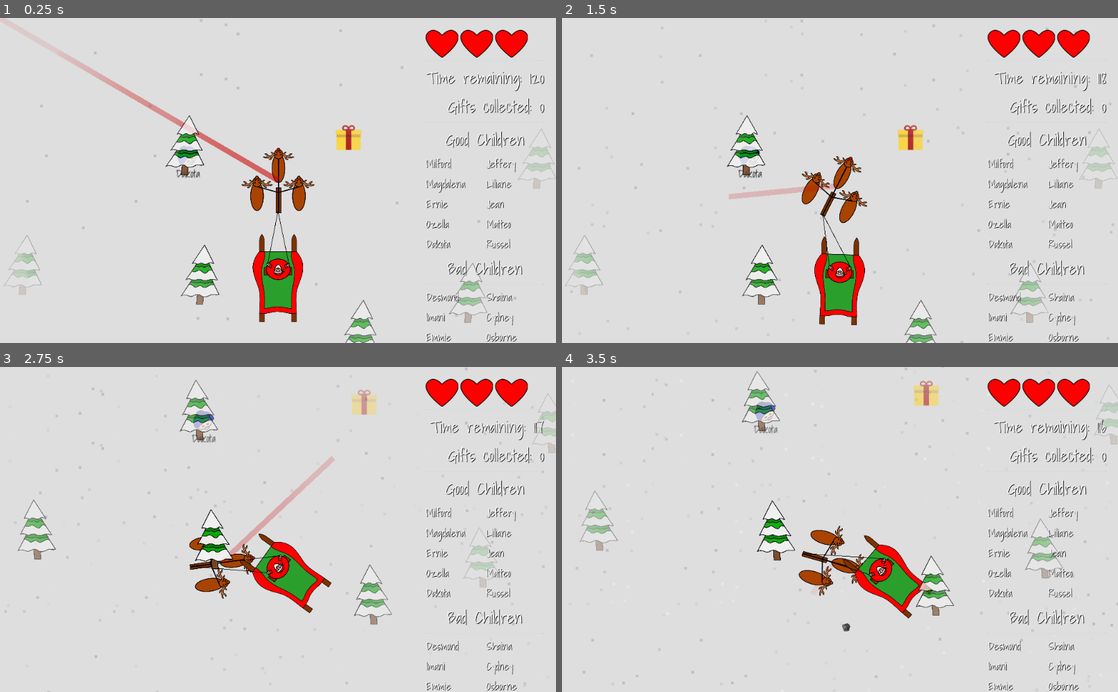
Above: before the commit, frames 1-4 (two rows, left to right).
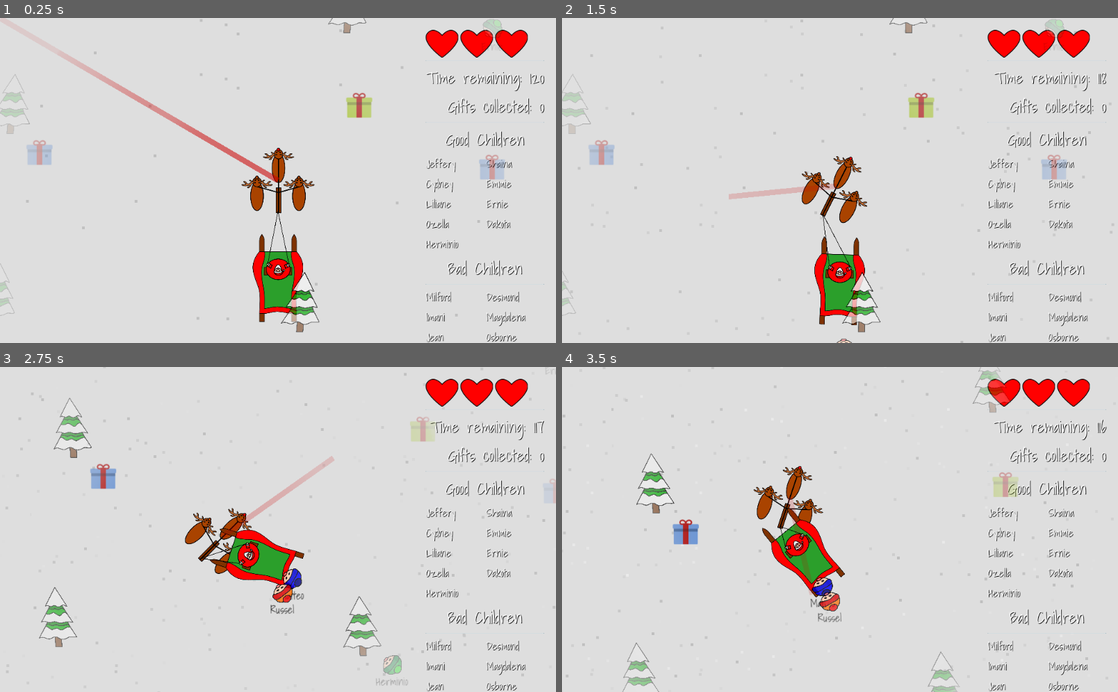
Above: after the commit, the same moments.

Repository: GameDrivenDesign/SebastHolyWandarousChristmasGame
Game: Godot game, scene res://scenes/world/world.tscn
Same seed, same stepped clock (60 frames per second), same inputs: the game is played once before the commit and once after it. Sound files missing from this copy of the repository are replaced by a short silence.
Inputs (mouse positions are in pixels of both pictures, inside the frame that each line leads up to):
- Up to frame 1 (0.25 s): no input
- Up to frame 2 (1.5 s): move the mouse to (962, 164) at 0.52 s; hold Right (right) 0.53-1.28 s; hold Right mouse button (coal_projectile) 0.53-1.28 s; move the mouse to (728, 196) at 1.27 s; hold Down (down) from 1.28 s (still down); tap Ctrl (coal_projectile_full_auto_modifier) at 1.35 s
- Up to frame 3 (2.75 s): move the mouse to (333, 458) at 2.02 s; release Down (down) at 2.03 s; hold Right (right) from 2.03 s (still down); click (333, 458) at 2.1 s
- Up to frame 4 (3.5 s): move the mouse to (812, 594) at 2.77 s; release Right (right) at 2.78 s; hold Up (up) from 2.78 s (still down); right-click (812, 594) at 2.85 s

The runs differ from the first frame. In frame 1, 4.6% of the frame differs, in the area x 0-100%, y 0-100%; in frame 2, 4.6%; in frame 3, 8.6%; in frame 4, 9.6%.

Commit message:
Don't spawn stuff outside the map

Diff:
--- a/scenes/world/world.gd
+++ b/scenes/world/world.gd
@@ -21,7 +21,7 @@
 	var gifts = $gifts
 	var dumb_kids = $dumb_kids
 
-	var map_size = Vector2(120*50, 100*50)
+	var map_size = Vector2(120*50, 60*50)
 
 	var quadrant_size = 6 * 50
 	for xi in range(map_size.x / quadrant_size):
